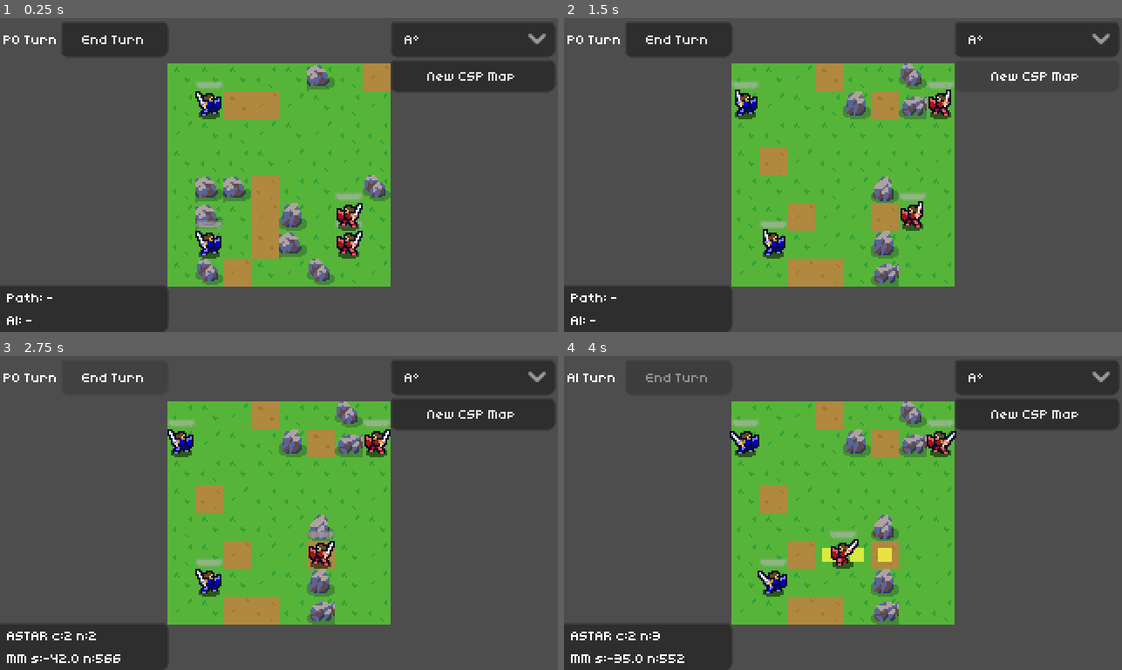
Above: before the commit, frames 1-4 (two rows, left to right).
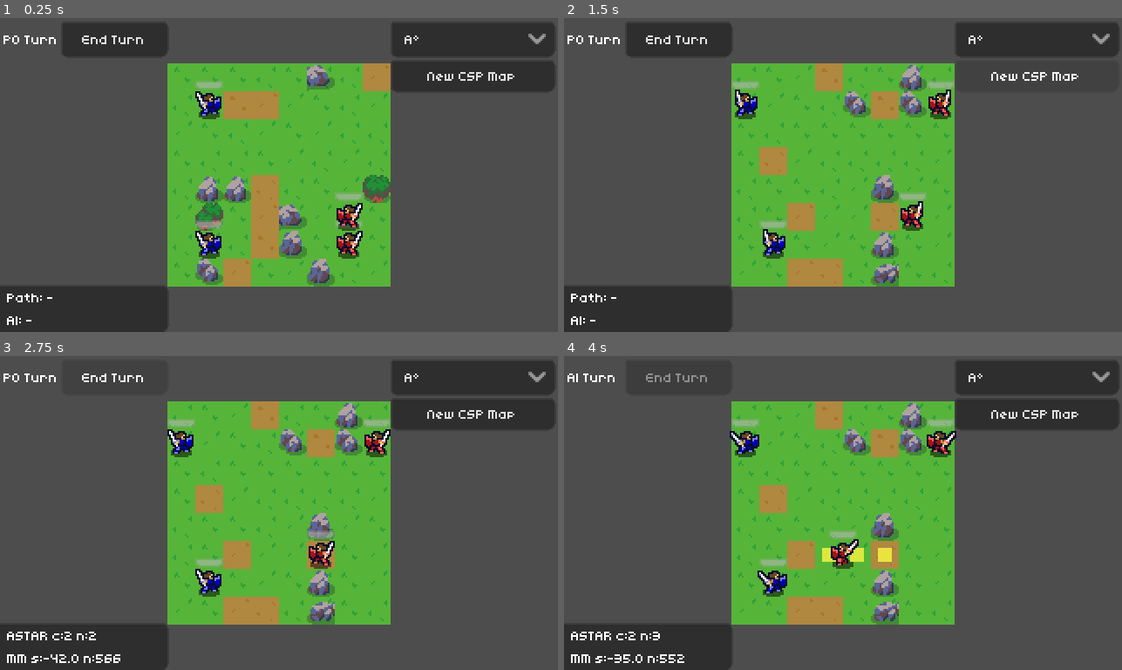
Above: after the commit, the same moments.

Repository: noor-shalaby/algo-knights
Game: Godot game, scene res://scenes/main.tscn
Same seed, same stepped clock (60 frames per second), same inputs: the game is played once before the commit and once after it.
Inputs:
- Up to frame 1 (0.25 s): no input
- Up to frame 2 (1.5 s): click "New CSP Map" at 0.5 s; click "New CSP Map" at 1.25 s
- Up to frame 3 (2.75 s): click "End Turn" at 2 s
- Up to frame 4 (4 s): click "A*" at 2.75 s; click "End Turn" at 3.5 s

The runs differ from the first frame. In frame 1, 1.8% of the frame differs, in the area x 35-70%, y 50-86%; in frame 2, 1.1%; in frame 3, 1.1%; in frame 4, 1.1%.

Commit message:
feat(view): add tree tiles to the wall tiles array

Diff:
--- a/scripts/view/board_view.gd
+++ b/scripts/view/board_view.gd
@@ -20,7 +20,11 @@
 	Vector2i(11, 6),
 	Vector2i(12, 6),
 	Vector2i(13, 6),
-	Vector2i(14, 6)
+	Vector2i(14, 6),
+	Vector2i(10, 7),
+	Vector2i(11, 7),
+	Vector2i(10, 8),
+	Vector2i(11, 8)
 ]
 
 @onready var terrain_layer: TileMapLayer = $TerrainLayer
